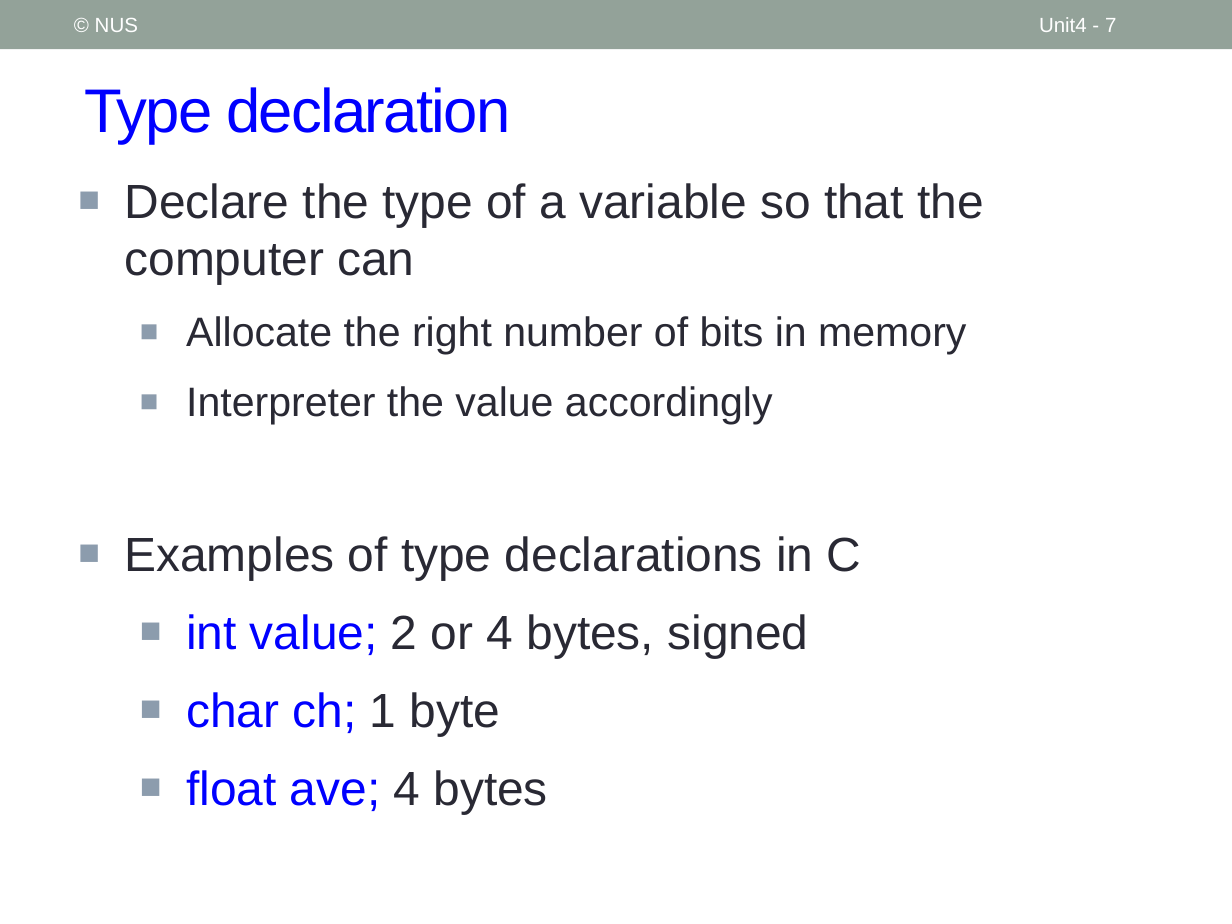
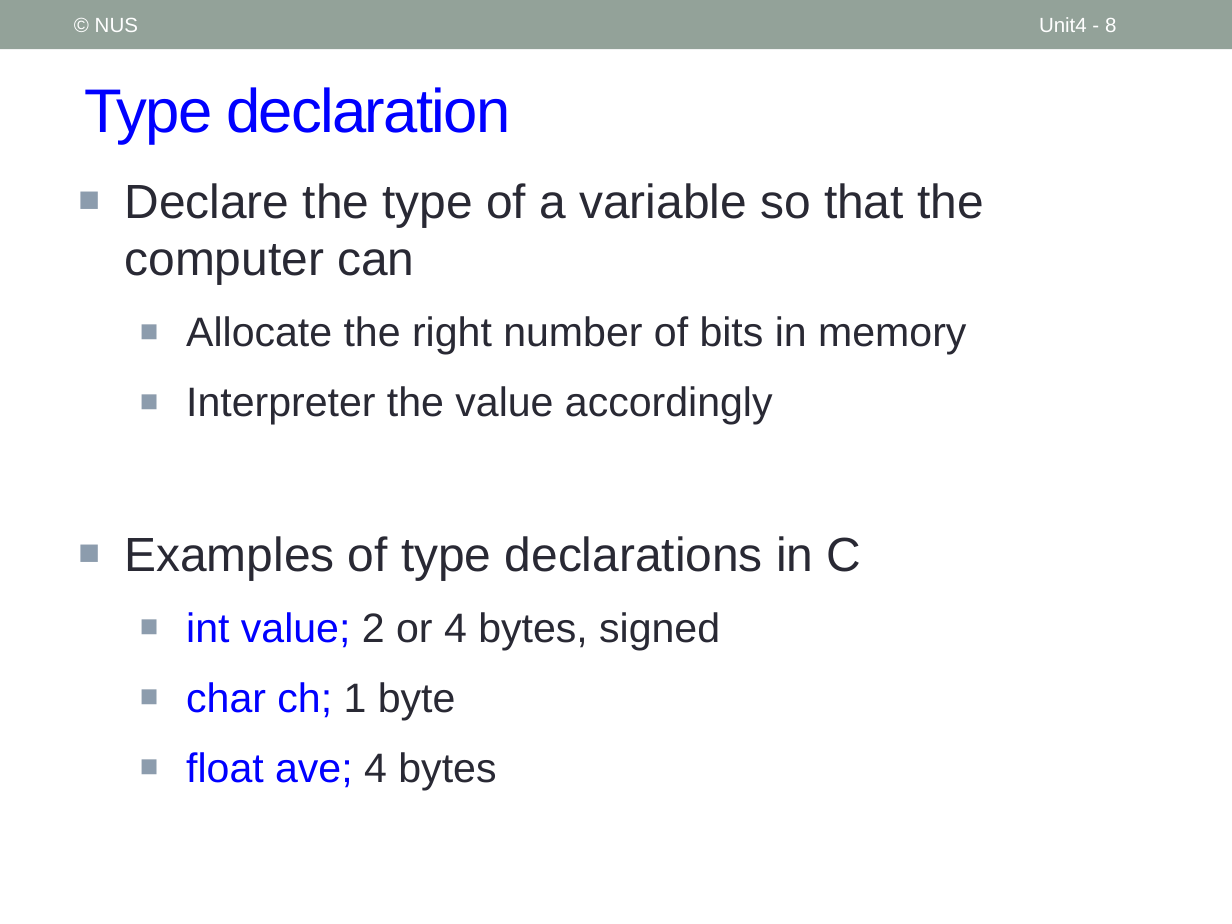
Before and after one commit to nus-cs1010-2021-s2/website, a slide deck: slide 8 of slides/Unit4_Types.pptx (slide 7 before the commit). Drawn at 1232x924 pixels with LibreOffice and Linux fonts; fonts in the diff are those of the drawing. Boxes give left, top, right and bottom in pixels: in the first picture for what was removed or moved away, otherwise in the second. Text is boxed around its words. In the diff, an @@ line names an element or a change of style, - is before the commit and + after.

```diff
--- a/slides/Unit4_Types.pptx
+++ b/slides/Unit4_Types.pptx
@@ page number at box(1039, 17, 1116, 32): text changed @@
-Unit4 - 7
+Unit4 - 8
@@ text at box(186, 612, 720, 790): size 28 to 24 pt in "int value; 2 or 4 bytes, signed", "char ch; 1 byte", "float ave; 4 bytes" @@
```
Also in this commit, not shown: 1 other slide changed, 1 slide added, 6 other files.
